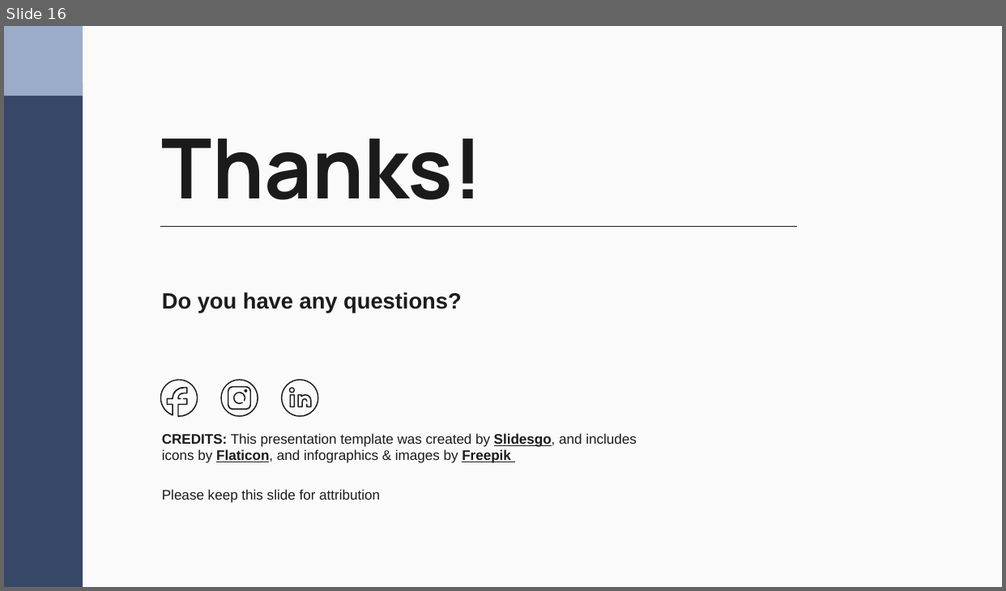
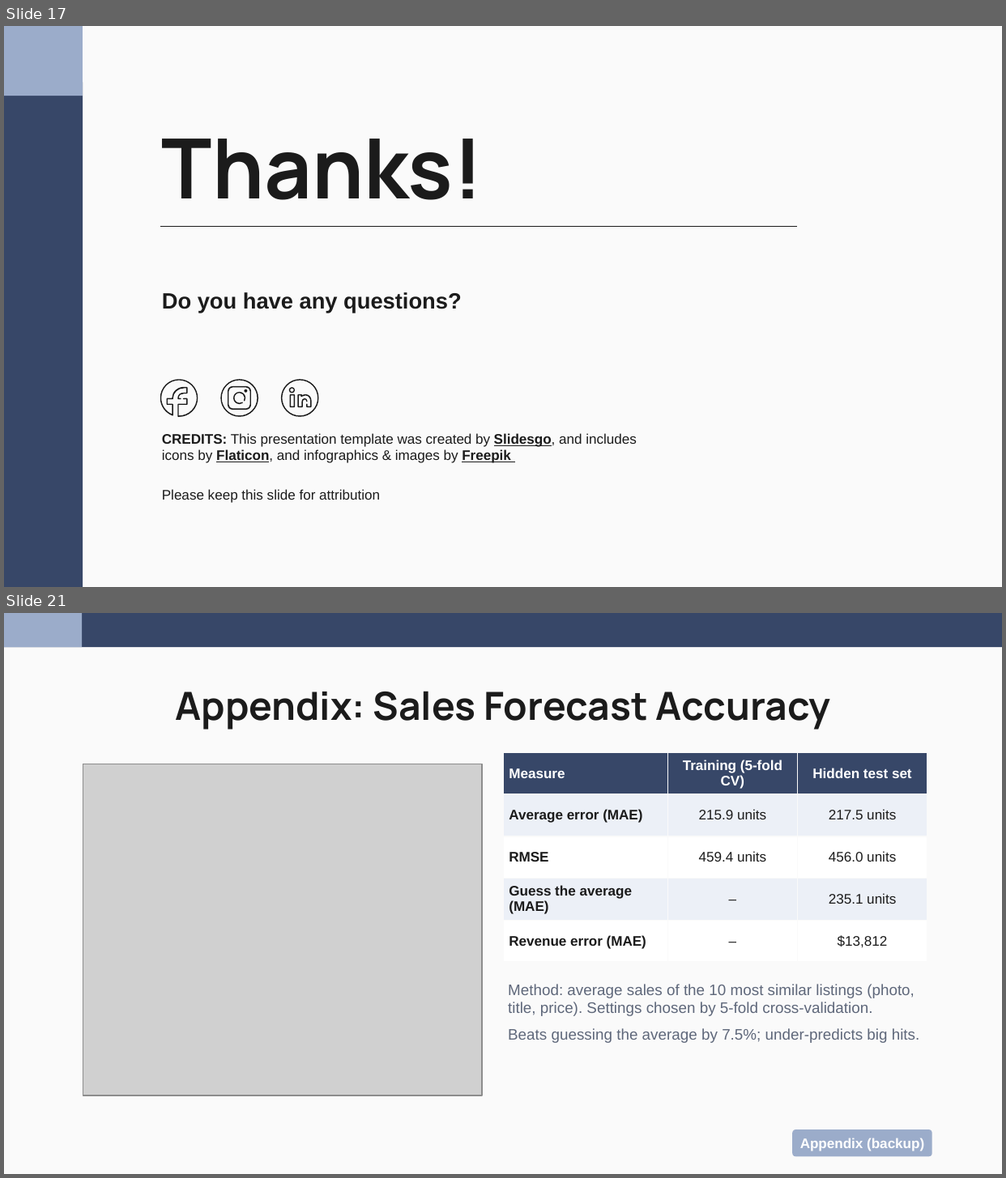
Before and after one commit to nakimagine/hello-world, a slide deck: Group_3_Amazon_Office_Electronic_Slides.pptx. Shown one above the other, each under a label of ours: slide 16 before the commit, slides 17 and 21 after it; the slides between them are not shown. The pictures are 1006x591 and 1006x1178 pixels, drawn with LibreOffice and Linux fonts; fonts in the diff are those of the drawing; grey boxes stand for pictures. Boxes give left, top, right and bottom in pixels: in the first picture for what was removed or moved away, otherwise in the second. Text is boxed around its words. In the diff, an @@ line names an element or a change of style, - is before the commit and + after.

```diff
--- a/Group_3_Amazon_Office_Electronic_Slides.pptx
+++ b/Group_3_Amazon_Office_Electronic_Slides.pptx
@@ slide 21 added at box(4, 613, 1002, 1174), background #FAFAFA @@
@@ rectangle added at box(4, 613, 1002, 647), fill #374768 @@
@@ rectangle added at box(4, 613, 82, 647), fill #9BACCA @@
@@ title added at box(176, 691, 831, 730), 28 pt, text #1B1B1B, bold @@
+Appendix: Sales Forecast Accuracy
@@ table added at box(503, 752, 927, 962), 5 rows, 3 columns @@
+Measure | Training (5-fold CV) | Hidden test set
+Average error (MAE) | 215.9 units | 217.5 units
+RMSE | 459.4 units | 456.0 units
+Guess the average (MAE) | – | 235.1 units
+Revenue error (MAE) | – | $13,812
@@ picture added at box(83, 764, 482, 1096) @@
@@ text added at box(508, 984, 920, 1043), 11 pt, text #5E677A @@
+Method: average sales of the 10 most similar listings (photo, title, price). Settings chosen by 5-fold cross-validation.
+Beats guessing the average by 7.5%; under-predicts big hits.
@@ rounded rectangle added at box(792, 1130, 932, 1157), fill #9BACCA, 10 pt, text #FFFFFF, bold @@
+Appendix (backup)
@@ what was slide 16 is now slide 17 @@
```
Also in this commit, not shown: 8 other slides added.
